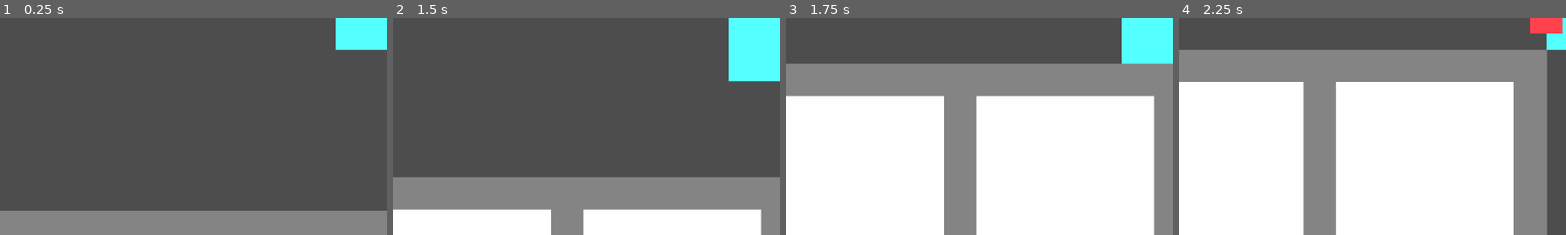
Above: before the commit, frames 1-4 (left to right).
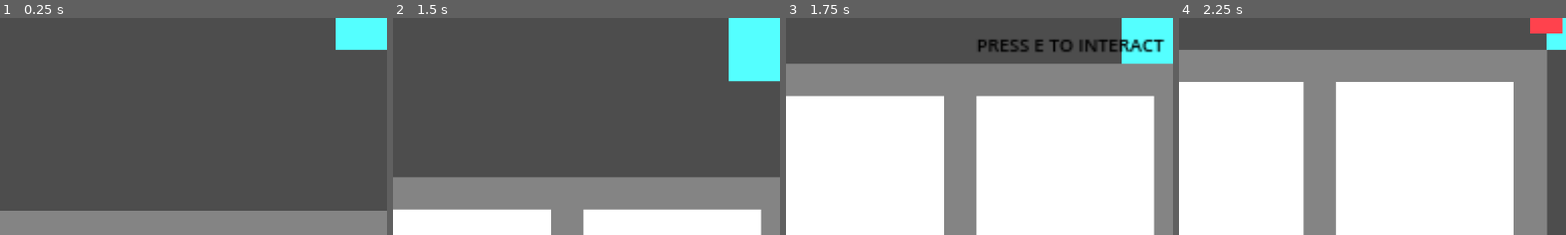
Above: after the commit, the same moments.

Repository: 127333hwy/ONYX-studio
Game: Godot game, scene res://prototype.tscn
The game is run twice, just before and just after one commit, with the same random seed, the same clock (stepped at 60 frames per second) and the same inputs.
Inputs:
- Up to frame 1 (0.25 s): no input
- Up to frame 2 (1.5 s): tap Enter at 0.5 s; hold Right (move_right) 0.53-1.28 s; tap E (interact) at 0.6, 1.35 s; hold Down (move_down) from 1.28 s (still down)
- Up to frame 3 (1.75 s): keep holding Down (move_down)
- Up to frame 4 (2.25 s): tap E (interact) at 2, 2.1 s; release Down (move_down) at 2.03 s; hold Right (move_right) from 2.03 s (still down)
The pictures show only the part of the screen within x 3-52%, y 50-100%; the shares and areas given below are measured in that part.

Frames 1-2 are identical in both runs. In frame 3, 1.6% of the frame differs, in the area x 49-98%, y 9-17%; in frame 4, nothing differs.

Commit message:
Finished "Press E" interactions

Diff:
--- a/fish.gd
+++ b/fish.gd
@@ -1,23 +1,30 @@
 extends Node2D
+
+@onready var prompt = $Interaction
 
 var player_in_range := false
 var held := false
 
+
 func _ready():
 	$Area2D.body_entered.connect(_on_body_entered)
 	$Area2D.body_exited.connect(_on_body_exited)
+	prompt.visible = false
 
 func _process(_delta):
 	if player_in_range and not held and Input.is_action_just_pressed("interact"):
 		pick_up()
 
 func _on_body_entered(body):
-	if body.is_in_group("player"):
+	if body is CharacterBody2D and body.is_in_group("player"):
 		player_in_range = true
+		if not body.holding_item:
+			prompt.visible = true
 
 func _on_body_exited(body):
-	if body.is_in_group("player"):
+	if body is CharacterBody2D and body.is_in_group("player"):
 		player_in_range = false
+		prompt.visible = false
 
 func pick_up():
 	var pickup_point = get_tree().get_first_node_in_group("pickup_point")
@@ -32,3 +39,4 @@
 	if player.holding_item:
 		return
 	player.holding_item = true
+	prompt.visible = false
--- a/fish.tscn
+++ b/fish.tscn
@@ -1,6 +1,7 @@
 [gd_scene format=3 uid="uid://d1axh0eib7r6q"]
 
 [ext_resource type="Script" uid="uid://cogmgyu8lf3xg" path="res://fish.gd" id="1_xu20i"]
+[ext_resource type="Theme" uid="uid://cxh5o6s07y25l" path="res://pickup_theme.tres" id="2_hgn23"]
 
 [sub_resource type="RectangleShape2D" id="RectangleShape2D_hgn23"]
 size = Vector2(88, 88)
@@ -17,3 +18,15 @@
 [node name="CollisionShape2D" type="CollisionShape2D" parent="Area2D" unique_id=440637820]
 position = Vector2(20, 12)
 shape = SubResource("RectangleShape2D_hgn23")
+
+[node name="Interaction" type="Label" parent="." unique_id=164885950]
+z_index = 10
+offset_left = -24.0
+offset_top = -32.0
+offset_right = 69.0
+offset_bottom = -16.0
+theme = ExtResource("2_hgn23")
+theme_override_colors/font_color = Color(0, 0, 0, 1)
+theme_override_font_sizes/font_size = 9
+text = "Press E to Interact"
+uppercase = true
--- a/lettuce.gd
+++ b/lettuce.gd
@@ -1,23 +1,30 @@
 extends Node2D
+
+@onready var prompt = $Interaction
 
 var player_in_range := false
 var held := false
 
+
 func _ready():
 	$Area2D.body_entered.connect(_on_body_entered)
 	$Area2D.body_exited.connect(_on_body_exited)
+	prompt.visible = false
 
 func _process(_delta):
 	if player_in_range and not held and Input.is_action_just_pressed("interact"):
 		pick_up()
 
 func _on_body_entered(body):
-	if body.is_in_group("player"):
+	if body is CharacterBody2D and body.is_in_group("player"):
 		player_in_range = true
+		if not body.holding_item:
+			prompt.visible = true
 
 func _on_body_exited(body):
-	if body.is_in_group("player"):
+	if body is CharacterBody2D and body.is_in_group("player"):
 		player_in_range = false
+		prompt.visible = false
 
 func pick_up():
 	var pickup_point = get_tree().get_first_node_in_group("pickup_point")
@@ -32,3 +39,4 @@
 	if player.holding_item:
 		return
 	player.holding_item = true
+	prompt.visible = false
--- a/lettuce.tscn
+++ b/lettuce.tscn
@@ -1,6 +1,7 @@
 [gd_scene format=3 uid="uid://ce4jmslr8mb7v"]
 
 [ext_resource type="Script" uid="uid://b0bsoixkxaj7t" path="res://lettuce.gd" id="1_gcx7u"]
+[ext_resource type="Theme" uid="uid://cxh5o6s07y25l" path="res://pickup_theme.tres" id="2_05s54"]
 
 [sub_resource type="RectangleShape2D" id="RectangleShape2D_d5cmh"]
 size = Vector2(88, 88)
@@ -17,3 +18,15 @@
 [node name="CollisionShape2D" type="CollisionShape2D" parent="Area2D" unique_id=160757017]
 position = Vector2(20, 12)
 shape = SubResource("RectangleShape2D_d5cmh")
+
+[node name="Interaction" type="Label" parent="." unique_id=1707550137]
+z_index = 10
+offset_left = -24.0
+offset_top = -32.0
+offset_right = 69.0
+offset_bottom = -16.0
+theme = ExtResource("2_05s54")
+theme_override_colors/font_color = Color(0, 0, 0, 1)
+theme_override_font_sizes/font_size = 9
+text = "Press E to Interact"
+uppercase = true
--- a/meat.gd
+++ b/meat.gd
@@ -1,23 +1,30 @@
 extends Node2D
+
+@onready var prompt = $Interaction
 
 var player_in_range := false
 var held := false
 
+
 func _ready():
 	$Area2D.body_entered.connect(_on_body_entered)
 	$Area2D.body_exited.connect(_on_body_exited)
+	prompt.visible = false
 
 func _process(_delta):
 	if player_in_range and not held and Input.is_action_just_pressed("interact"):
 		pick_up()
 
 func _on_body_entered(body):
-	if body.is_in_group("player"):
+	if body is CharacterBody2D and body.is_in_group("player"):
 		player_in_range = true
+		if not body.holding_item:
+			prompt.visible = true
 
 func _on_body_exited(body):
-	if body.is_in_group("player"):
+	if body is CharacterBody2D and body.is_in_group("player"):
 		player_in_range = false
+		prompt.visible = false
 
 func pick_up():
 	var pickup_point = get_tree().get_first_node_in_group("pickup_point")
@@ -32,3 +39,4 @@
 	if player.holding_item:
 		return
 	player.holding_item = true
+	prompt.visible = false
--- a/meat.tscn
+++ b/meat.tscn
@@ -1,6 +1,7 @@
 [gd_scene format=3 uid="uid://bn2rlgbt7v75y"]
 
 [ext_resource type="Script" uid="uid://cogaiiaikvski" path="res://meat.gd" id="1_2fc84"]
+[ext_resource type="Theme" uid="uid://cxh5o6s07y25l" path="res://pickup_theme.tres" id="2_0wnju"]
 
 [sub_resource type="RectangleShape2D" id="RectangleShape2D_0wnju"]
 size = Vector2(120, 120)
@@ -17,3 +18,15 @@
 [node name="CollisionShape2D" type="CollisionShape2D" parent="Area2D" unique_id=1629671156]
 position = Vector2(36, -4)
 shape = SubResource("RectangleShape2D_0wnju")
+
+[node name="Interaction" type="Label" parent="." unique_id=567724839]
+z_index = 10
+offset_left = -24.0
+offset_top = -64.0
+offset_right = 69.0
+offset_bottom = -48.0
+theme = ExtResource("2_0wnju")
+theme_override_colors/font_color = Color(0, 0, 0, 1)
+theme_override_font_sizes/font_size = 9
+text = "Press E to Interact"
+uppercase = true
--- a/pickup.gd
+++ b/pickup.gd
@@ -1,23 +1,30 @@
 extends Node2D
+
+@onready var prompt = $Interaction
 
 var player_in_range := false
 var held := false
 
+
 func _ready():
 	$Area2D.body_entered.connect(_on_body_entered)
 	$Area2D.body_exited.connect(_on_body_exited)
+	prompt.visible = false
 
 func _process(_delta):
 	if player_in_range and not held and Input.is_action_just_pressed("interact"):
 		pick_up()
 
 func _on_body_entered(body):
-	if body.is_in_group("player"):
+	if body is CharacterBody2D and body.is_in_group("player"):
 		player_in_range = true
+		if not body.holding_item:
+			prompt.visible = true
 
 func _on_body_exited(body):
-	if body.is_in_group("player"):
+	if body is CharacterBody2D and body.is_in_group("player"):
 		player_in_range = false
+		prompt.visible = false
 
 func pick_up():
 	var pickup_point = get_tree().get_first_node_in_group("pickup_point")
@@ -32,3 +39,4 @@
 	if player.holding_item:
 		return
 	player.holding_item = true
+	prompt.visible = false
--- a/pickup.tscn
+++ b/pickup.tscn
@@ -1,6 +1,7 @@
 [gd_scene format=3 uid="uid://dnrdknmq77i7a"]
 
 [ext_resource type="Script" uid="uid://bgs6filmp2yfe" path="res://pickup.gd" id="1_iqk3k"]
+[ext_resource type="Theme" uid="uid://cxh5o6s07y25l" path="res://pickup_theme.tres" id="2_weqpt"]
 
 [sub_resource type="RectangleShape2D" id="RectangleShape2D_weqpt"]
 size = Vector2(88, 88)
@@ -9,7 +10,7 @@
 script = ExtResource("1_iqk3k")
 
 [node name="Polygon2D" type="Polygon2D" parent="." unique_id=995401027]
-color = Color(1, 0.67058825, 0.8117647, 1)
+color = Color(0.7732261, 0.793784, 0.74499196, 1)
 polygon = PackedVector2Array(0, 0, 16, 0, 16, 8, 0, 8)
 
 [node name="Area2D" type="Area2D" parent="." unique_id=1801435309]
@@ -17,3 +18,15 @@
 [node name="CollisionShape2D" type="CollisionShape2D" parent="Area2D" unique_id=1089179451]
 position = Vector2(20, 12)
 shape = SubResource("RectangleShape2D_weqpt")
+
+[node name="Interaction" type="Label" parent="." unique_id=1137569252]
+z_index = 10
+offset_left = -24.0
+offset_top = -32.0
+offset_right = 69.0
+offset_bottom = -16.0
+theme = ExtResource("2_weqpt")
+theme_override_colors/font_color = Color(0, 0, 0, 1)
+theme_override_font_sizes/font_size = 9
+text = "Press E to Interact"
+uppercase = true
--- /dev/null
+++ b/pickup_theme.tres
@@ -0,0 +1,3 @@
+[gd_resource type="Theme" format=3 uid="uid://cxh5o6s07y25l"]
+
+[resource]
--- a/prototype.tscn
+++ b/prototype.tscn
@@ -138,6 +138,18 @@
 
 [node name="Ingredients" type="Node" parent="." unique_id=1954472456]
 
+[node name="Rice" parent="Ingredients" unique_id=1737419949 instance=ExtResource("2_883nb")]
+position = Vector2(152, 544)
+
+[node name="Lettuce" parent="Ingredients" unique_id=1296981649 instance=ExtResource("6_vm637")]
+position = Vector2(256, 544)
+
+[node name="Fish" parent="Ingredients" unique_id=58067886 instance=ExtResource("7_h681u")]
+position = Vector2(360, 544)
+
+[node name="Meat" parent="Ingredients" unique_id=925776338 instance=ExtResource("8_67dyb")]
+position = Vector2(463.99997, 576)
+
 [node name="Polygon2D" type="Polygon2D" parent="Ingredients" unique_id=1634673628]
 polygon = PackedVector2Array(528, 544, 440, 544, 440, 632, 528, 632)
 
@@ -152,18 +164,6 @@
 [node name="Polygon2D4" type="Polygon2D" parent="Ingredients" unique_id=256359670]
 position = Vector2(-312, 0)
 polygon = PackedVector2Array(528, 544, 440, 544, 440, 632, 528, 632)
-
-[node name="Rice" parent="." unique_id=1737419949 instance=ExtResource("2_883nb")]
-position = Vector2(150.4, 543.87976)
-
-[node name="Lettuce" parent="." unique_id=1296981649 instance=ExtResource("6_vm637")]
-position = Vector2(254.4, 543.87976)
-
-[node name="Fish" parent="." unique_id=58067886 instance=ExtResource("7_h681u")]
-position = Vector2(358.4, 543.87976)
-
-[node name="Meat" parent="." unique_id=925776338 instance=ExtResource("8_67dyb")]
-position = Vector2(462.39996, 575.87976)
 
 [node name="KitchenDoor" type="Area2D" parent="." unique_id=359344627]
 position = Vector2(86.4, -88.1202)
